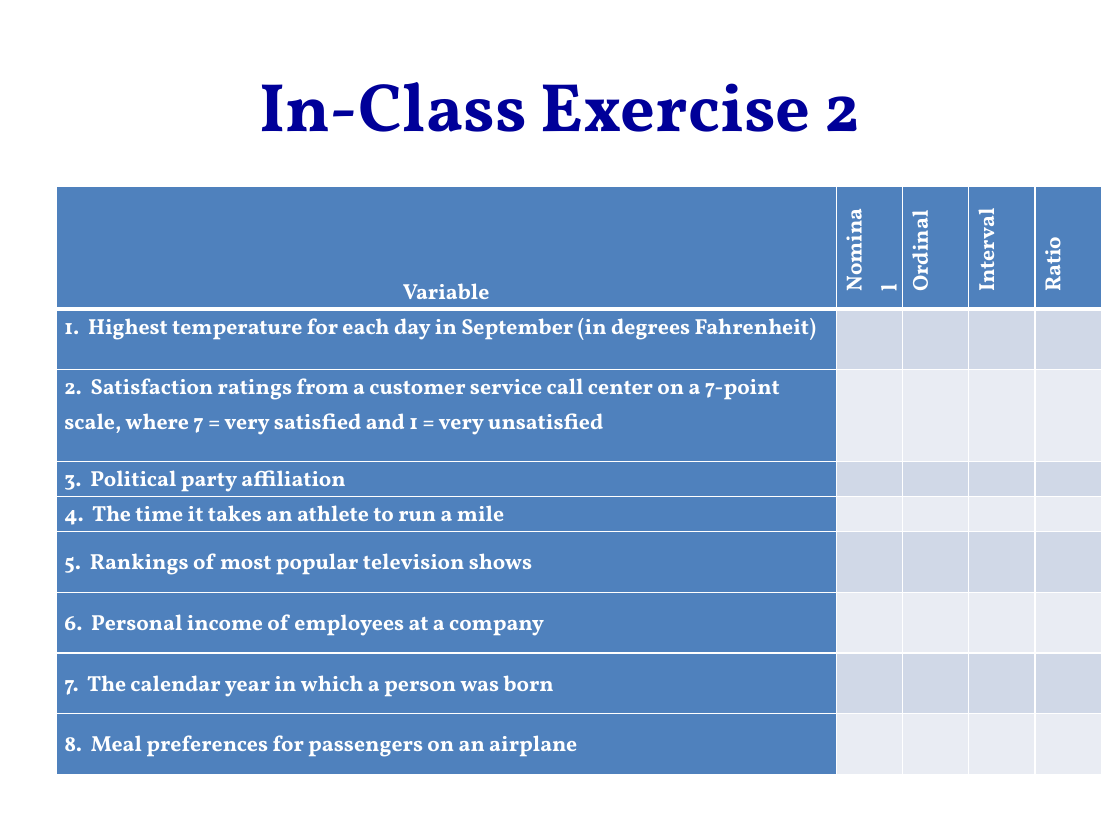
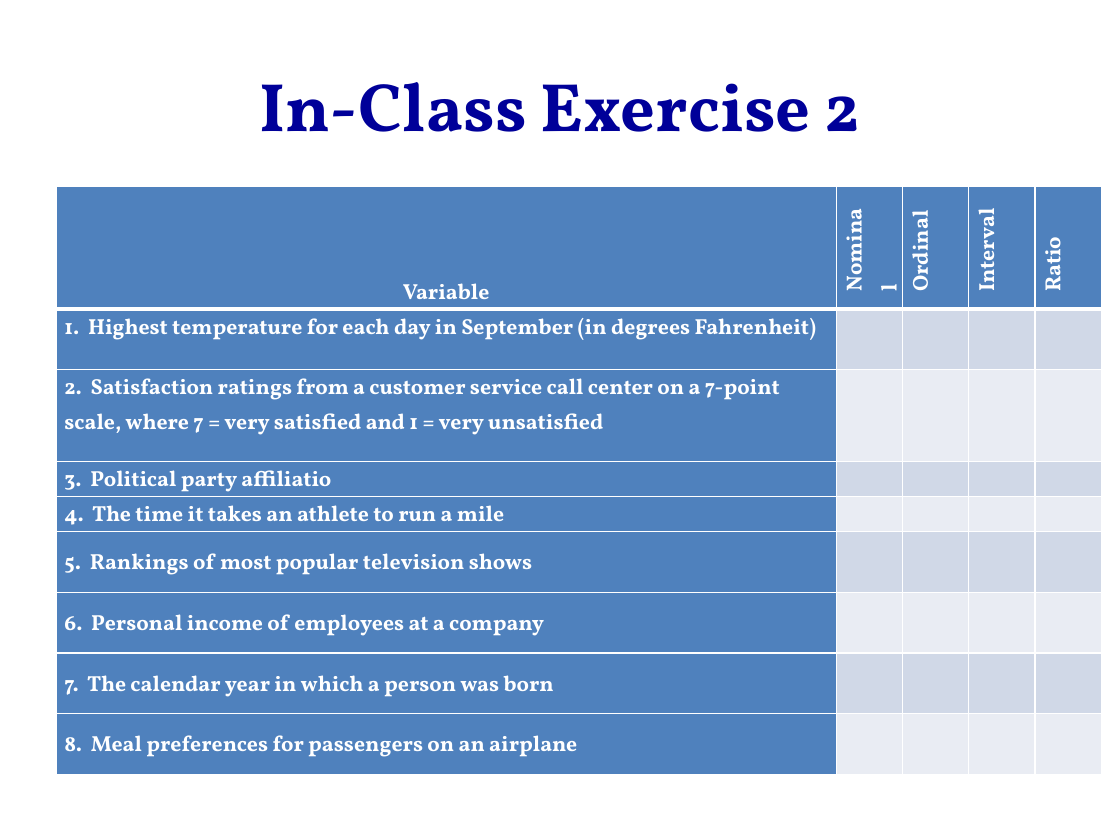
Before and after one commit to hejibo/Psychological-Statistics, a slide deck: slide 5 of Lecture 2- Describing Your Data/Lecture 2- Describing Your Data.pptx. Drawn at 1120x840 pixels with LibreOffice and Linux fonts; fonts in the diff are those of the drawing. Boxes give left, top, right and bottom in pixels: in the first picture for what was removed or moved away, otherwise in the second. Text is boxed around its words. In the diff, an @@ line names an element or a change of style, - is before the commit and + after.

```diff
--- a/Lecture 2- Describing Your Data/Lecture 2- Describing Your Data.pptx
+++ b/Lecture 2- Describing Your Data/Lecture 2- Describing Your Data.pptx
@@ table at bbox=[56, 187, 1101, 775] @@
-row 4, column 1: 3. Political party affiliation
+row 4, column 1: 3. Political party affiliatio
```
Also in this commit, not shown: 2 other slides changed, 2 other files.
